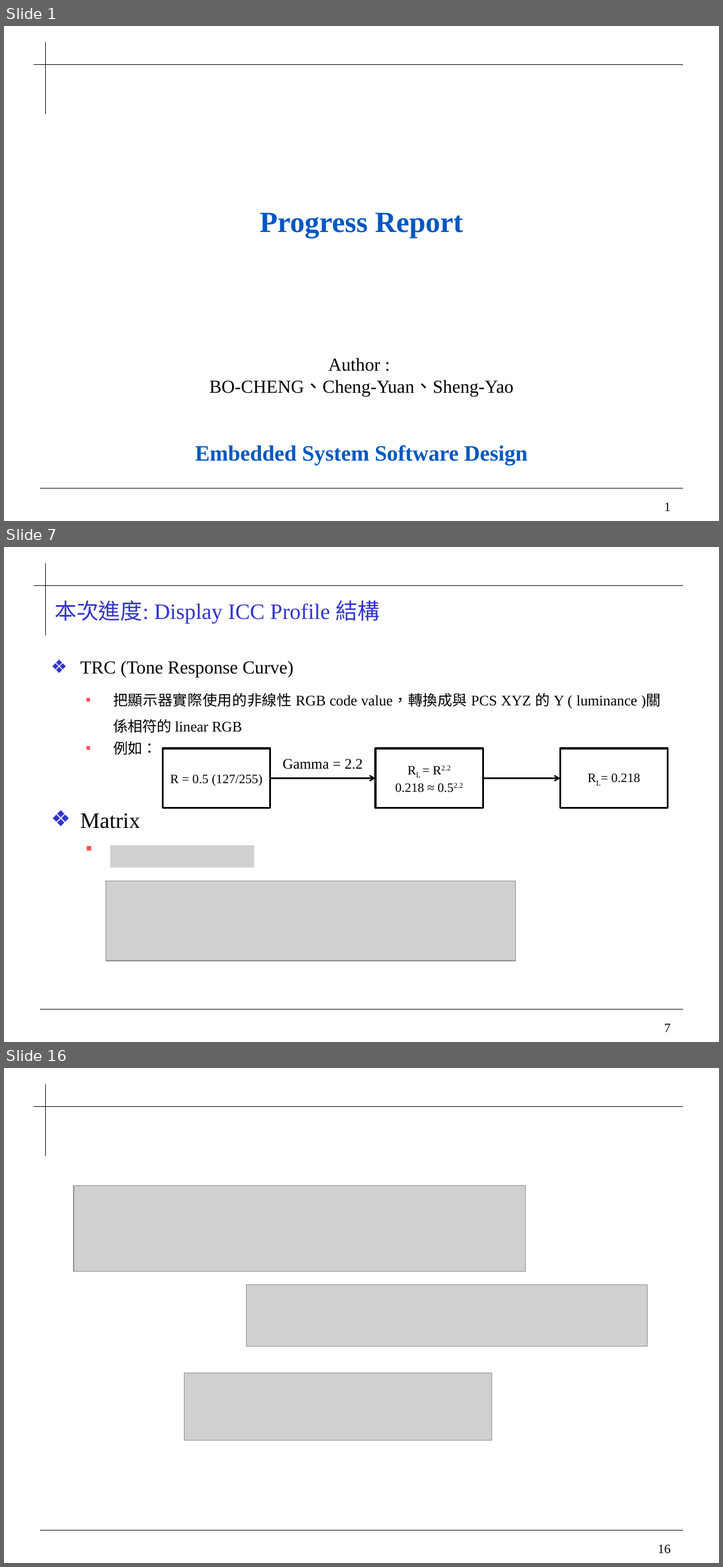
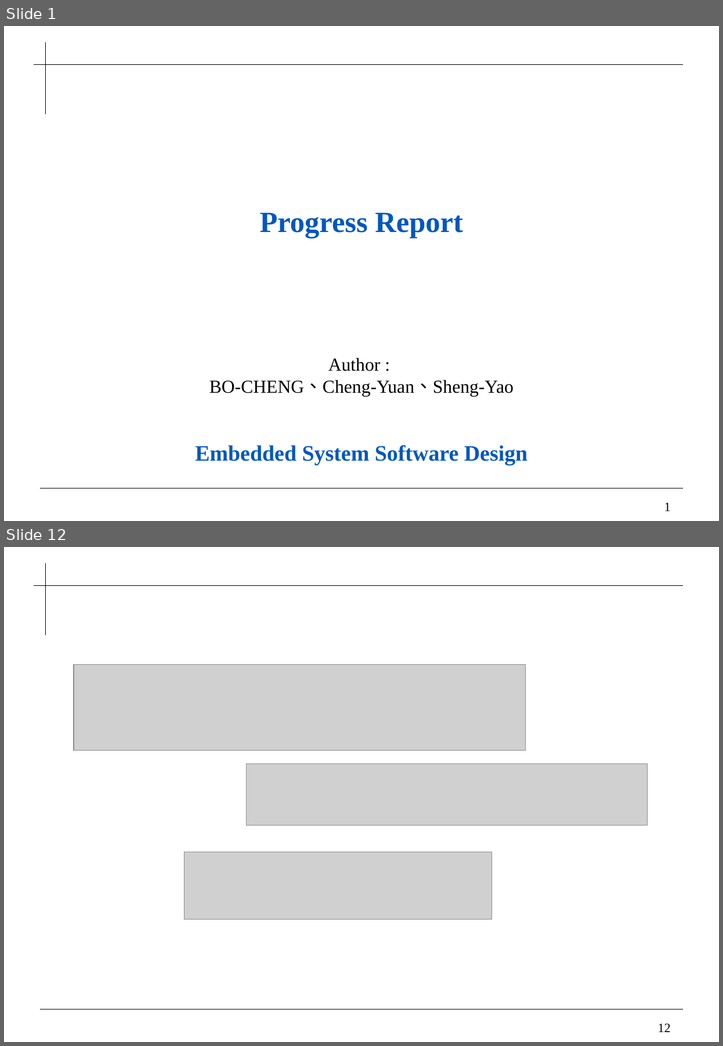
Before and after one commit to 0ilasis0/home, a slide deck: ICCPROFILE_0929.pptx. Shown one above the other, each under a label of ours: slides 1, 7 and 16 before the commit, slides 1 and 12 after it; the slides between them are not shown. The pictures are 723x1567 and 723x1046 pixels, drawn with LibreOffice and Linux fonts; fonts in the diff are those of the drawing; grey boxes stand for pictures; background and template pictures are left out. Boxes give left, top, right and bottom in pixels: in the first picture for what was removed or moved away, otherwise in the second. Text is boxed around its words. In the diff, an @@ line names an element or a change of style, - is before the commit and + after.

```diff
--- a/ICCPROFILE_0929.pptx
+++ b/ICCPROFILE_0929.pptx
@@ slide 7 removed at (4, 547, 719, 1042), background #FFFFFF; not listed: 4 template elements that a slide beside it also shows @@
@@ title removed at (54, 600, 380, 623) @@
-本次進度: Display ICC Profile 結構
@@ text removed at (80, 661, 661, 828) @@
-  ❖ TRC (Tone Response Curve)
-  ▪ 把顯示器實際使用的非線性 RGB code value，轉換成與 PCS XYZ 的 Y ( luminance )關係相符的 linear RGB
-  ▪ 例如：
-❖ Matrix
@@ group removed at (162, 748, 668, 807): 3 rectangles, 2 arrows, 1 text @@
-R = 0.5 (127/255)
-RL = R2.2
-0.218 ≈ 0.52.2
-RL= 0.218
-Gamma = 2.2
@@ picture removed at (110, 845, 254, 868) @@
@@ picture removed at (106, 881, 516, 961) @@
@@ what was slide 16 is now slide 12 @@
@@ page number at (658, 1023, 670, 1032): text changed @@
-16
+12
```
Also in this commit, not shown: 5 slides changed, 5 slides added, 8 other slides removed, 4 other files.
